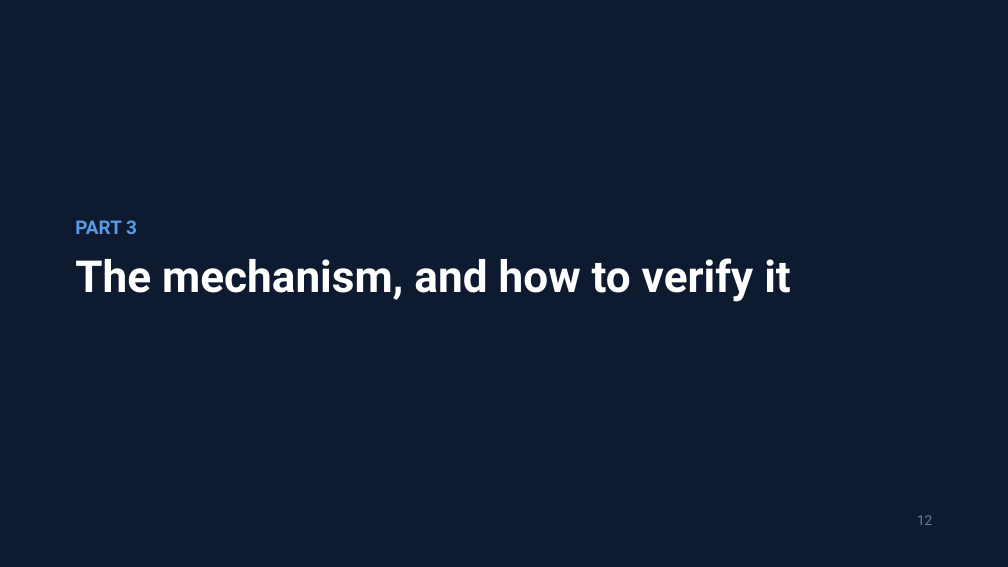
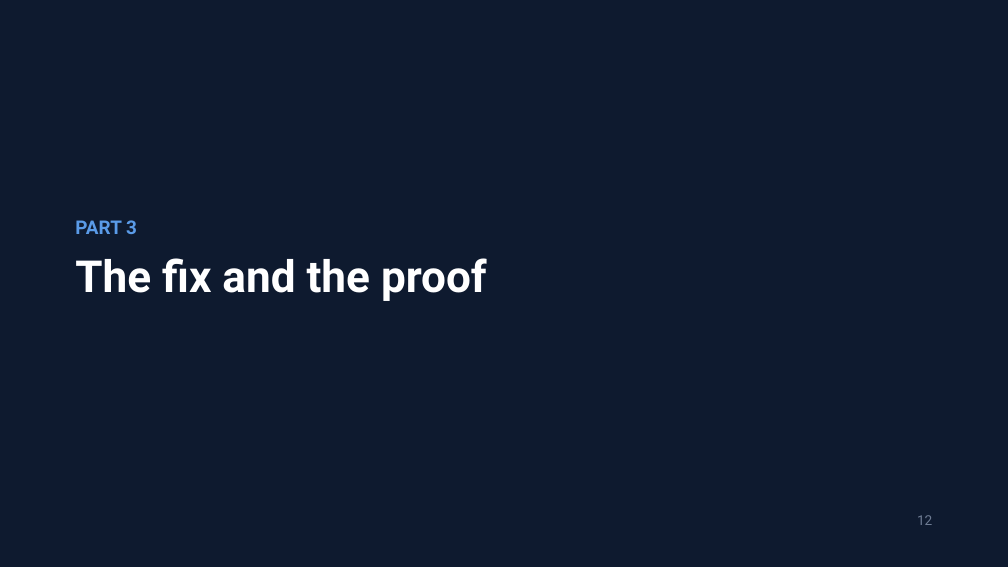
Before and after one commit to jzonthemtn/ldp-for-search, a slide deck: slide 12 of ldp_for_search_slides.pptx. Drawn at 1008x567 pixels with LibreOffice and Linux fonts; fonts in the diff are those of the drawing. Boxes give left, top, right and bottom in pixels: in the first picture for what was removed or moved away, otherwise in the second. Text is boxed around its words. In the diff, an @@ line names an element or a change of style, - is before the commit and + after.

```diff
--- a/ldp_for_search_slides.pptx
+++ b/ldp_for_search_slides.pptx
@@ text at box(75, 258, 487, 301): text changed @@
-The mechanism, and how to verify it
+The fix and the proof
```
Also in this commit, not shown: 14 other slides changed, 9 other files.
